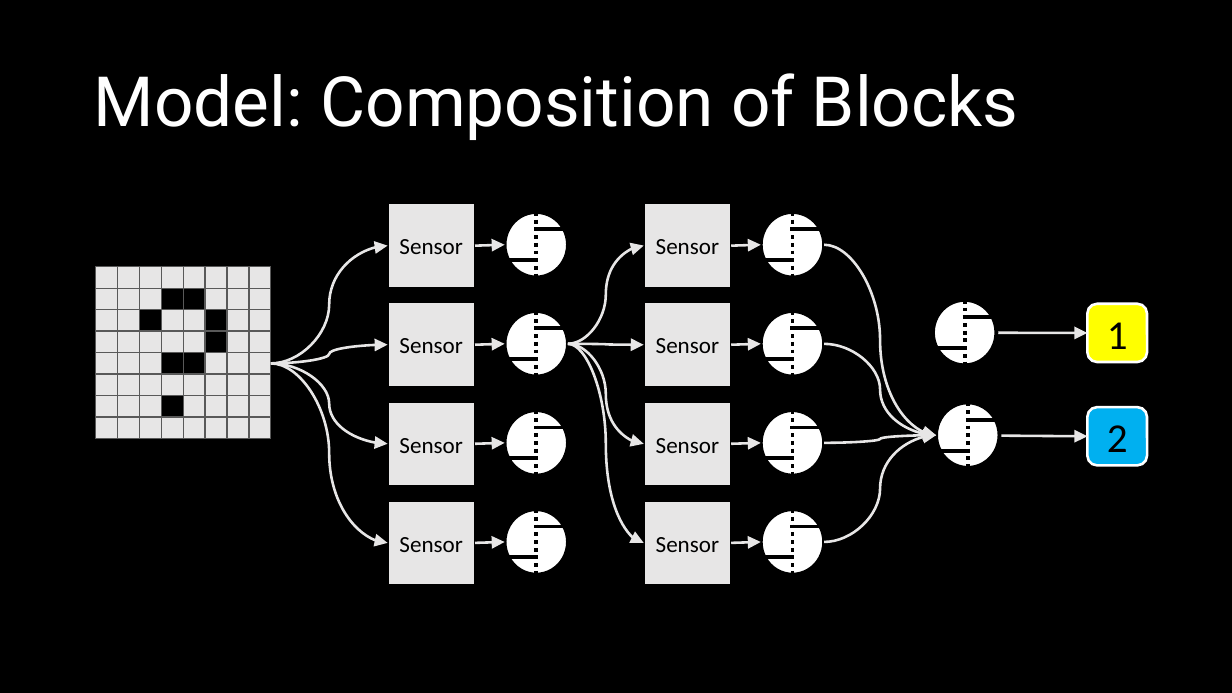
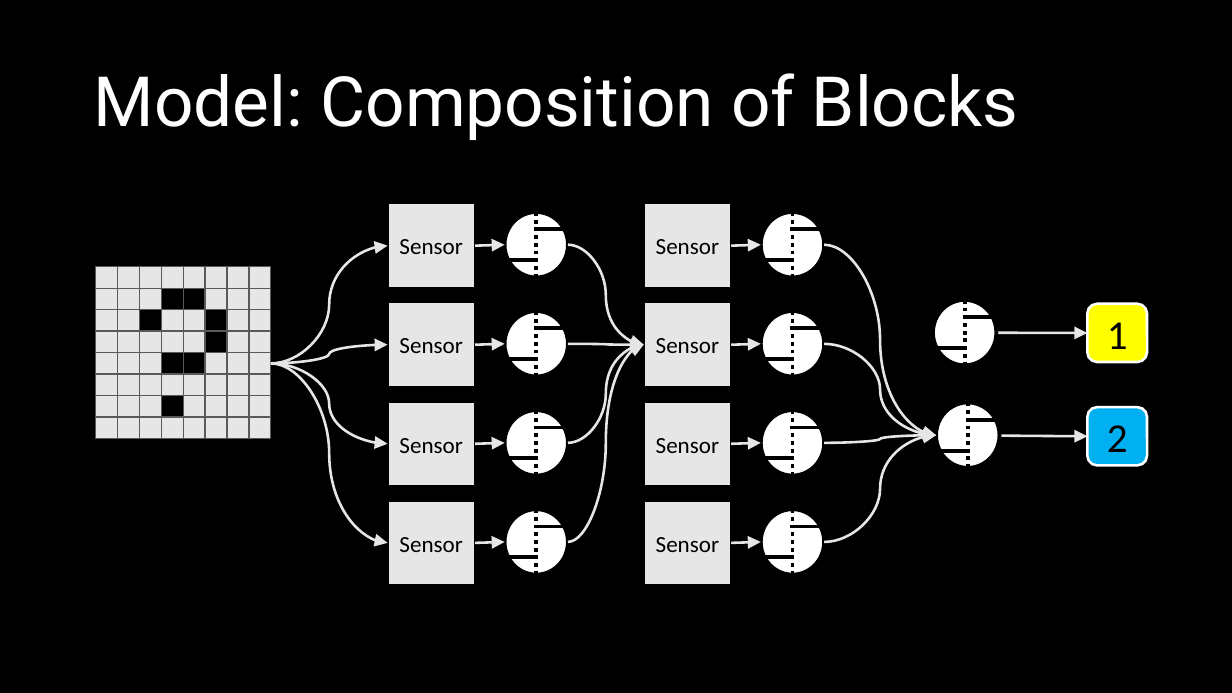
Before and after one commit to mathias-brandewinder/Presentations, a slide deck: slide 29 of deep-learning-cntk-fsharp/slides/cntk.pptx (slide 22 before the commit). Drawn at 1232x693 pixels with LibreOffice and Linux fonts; fonts in the diff are those of the drawing. Boxes give left, top, right and bottom in pixels: in the first picture for what was removed or moved away, otherwise in the second. Text is boxed around its words. In the diff, an @@ line names an element or a change of style, - is before the commit and + after.

```diff
--- a/deep-learning-cntk-fsharp/slides/cntk.pptx
+++ b/deep-learning-cntk-fsharp/slides/cntk.pptx
@@ curved arrow moved from (568, 344) - (644, 246) to (568, 245) - (644, 345) @@
@@ curved arrow moved from (568, 344) - (644, 444) to (568, 543) - (644, 345) @@
@@ curved arrow moved from (568, 344) - (644, 543) to (568, 443) - (644, 345) @@
```
Also in this commit, not shown: 11 other slides changed, 9 slides added.
